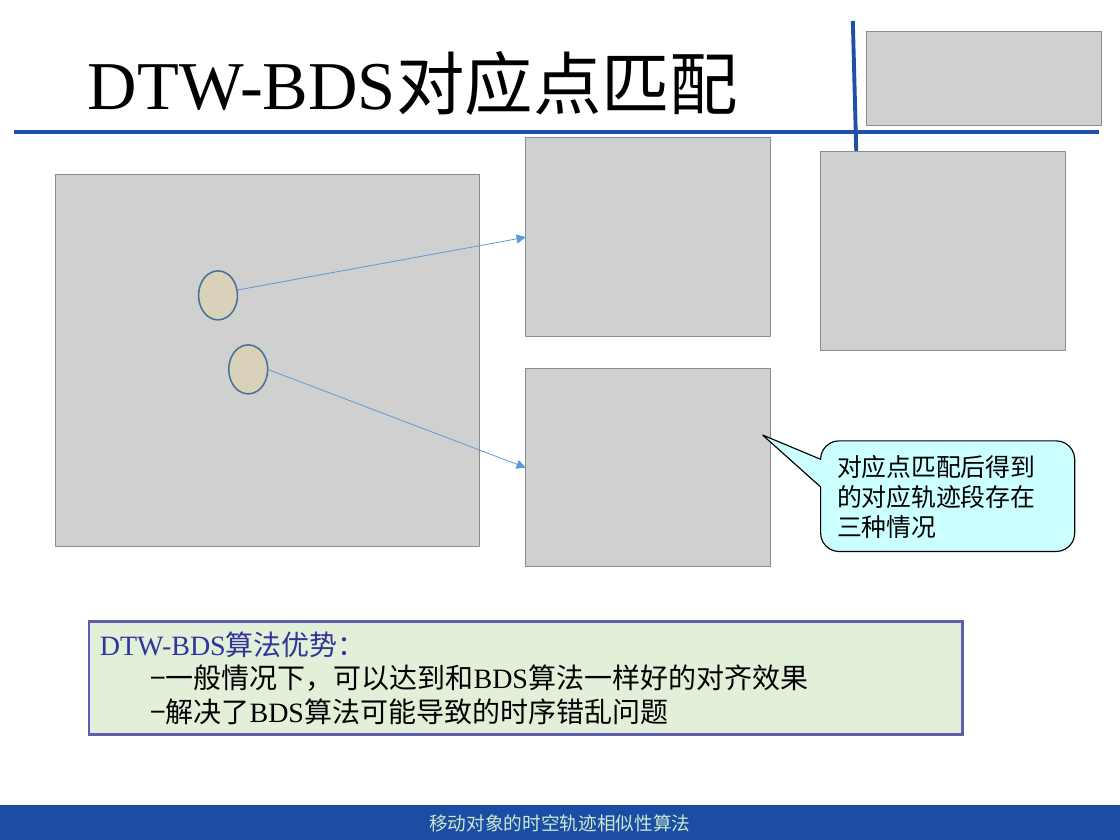
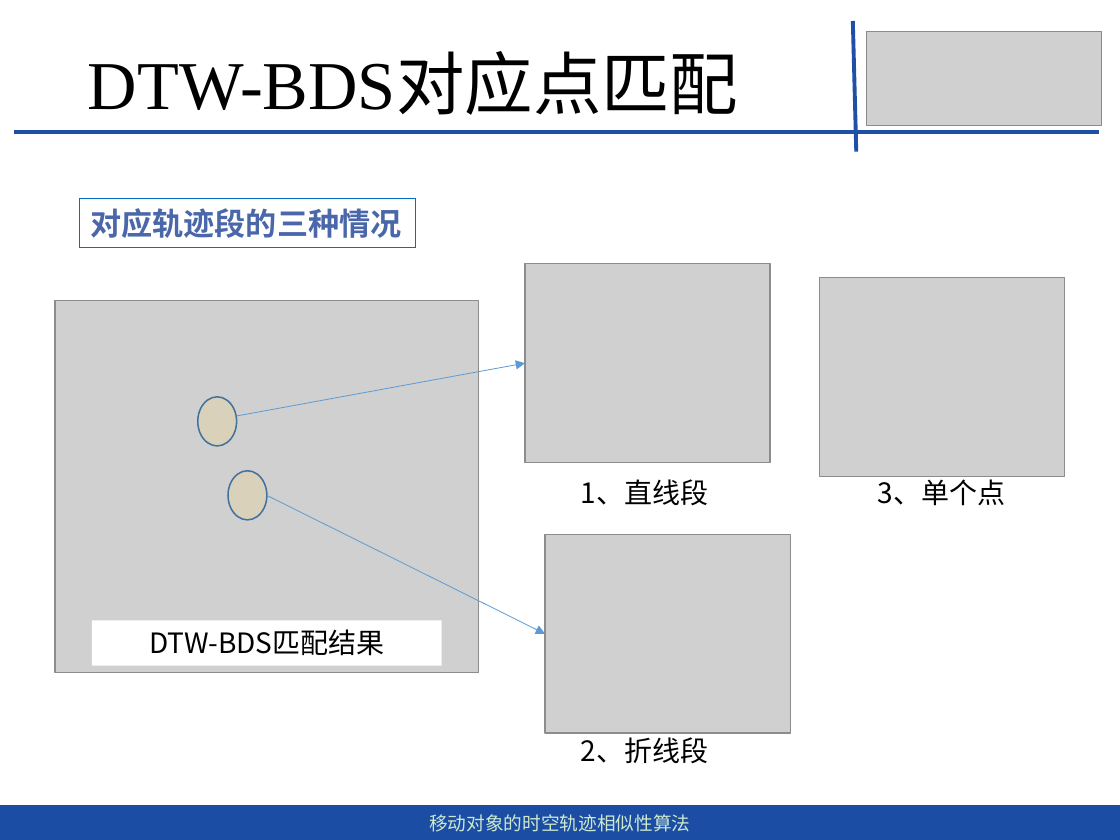
Before and after one commit to dingguangwei/biyelunwen, a slide deck: slide 16 of 移动对象的时空轨迹相似性查询算法-丁光伟-第2版.pptx (slide 15 before the commit). Drawn at 1120x840 pixels with LibreOffice and Linux fonts; fonts in the diff are those of the drawing; grey boxes stand for pictures. Boxes give left, top, right and bottom in pixels: in the first picture for what was removed or moved away, otherwise in the second. Text is boxed around its words. In the diff, an @@ line names an element or a change of style, - is before the commit and + after.

Commit message:
version2: update ppt

```diff
--- a/移动对象的时空轨迹相似性查询算法-丁光伟-第2版.pptx
+++ b/移动对象的时空轨迹相似性查询算法-丁光伟-第2版.pptx
@@ rectangle added at (80,198,417,248), outline #0070C0 0.75 pt, 20 pt, text #4A67AA, bold @@
+对应轨迹段的三种情况
@@ 3 pictures, 2 ellipses, 1 arrow: place and size @@
-3 pictures, 2 ellipses, 1 arrow at (56,138,1066,547)
+3 pictures, 2 ellipses, 1 arrow at (55,264,1065,673)
@@ rounded speech box removed at (821,441,1075,552) @@
-对应点匹配后得到的对应轨迹段存在三种情况
@@ text added at (581,479,709,506), 18 pt, text #000000 @@
+1、直线段
@@ text added at (878,475,1006,506), 18 pt, text #000000 @@
+3、单个点
@@ arrow moved from (268, 370) - (525, 468) to (267, 495) - (545, 634) @@
@@ picture: place and size @@
-picture at (525,368,771,567)
+picture at (545,534,791,732)
@@ rectangle removed at (88,622,962,735) @@
-DTW-BDS算法优势：
-−一般情况下，可以达到和BDS算法一样好的对齐效果
-−解决了BDS算法可能导致的时序错乱问题
@@ rectangle added at (92,620,441,665), fill #FFFFFF, 18 pt, text #000000 @@
+DTW-BDS匹配结果
@@ text added at (581,733,709,764), 18 pt, text #000000 @@
+2、折线段
```
Also in this commit, not shown: 6 other slides changed, 1 slide added, 3 other files.
